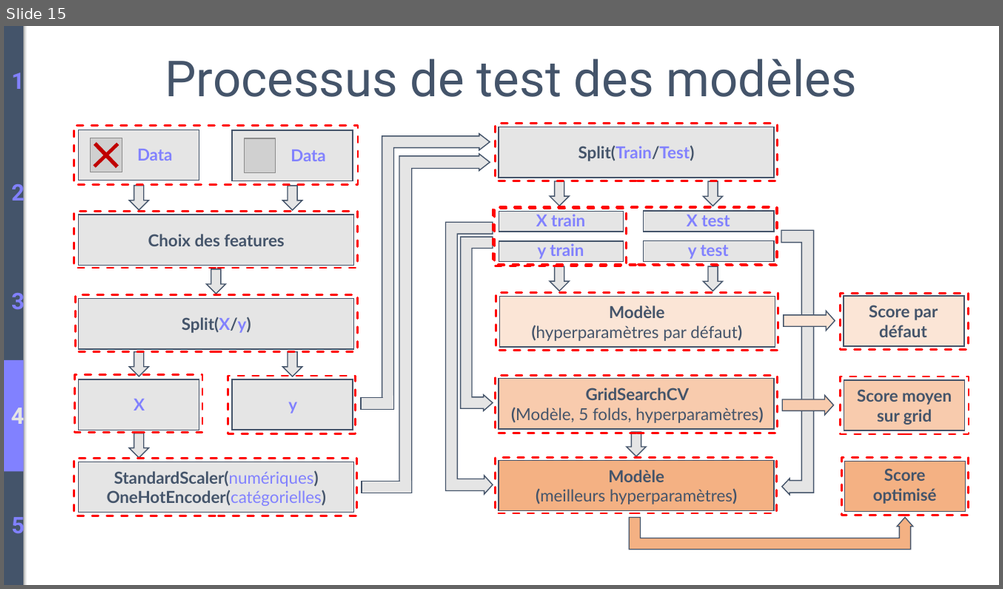
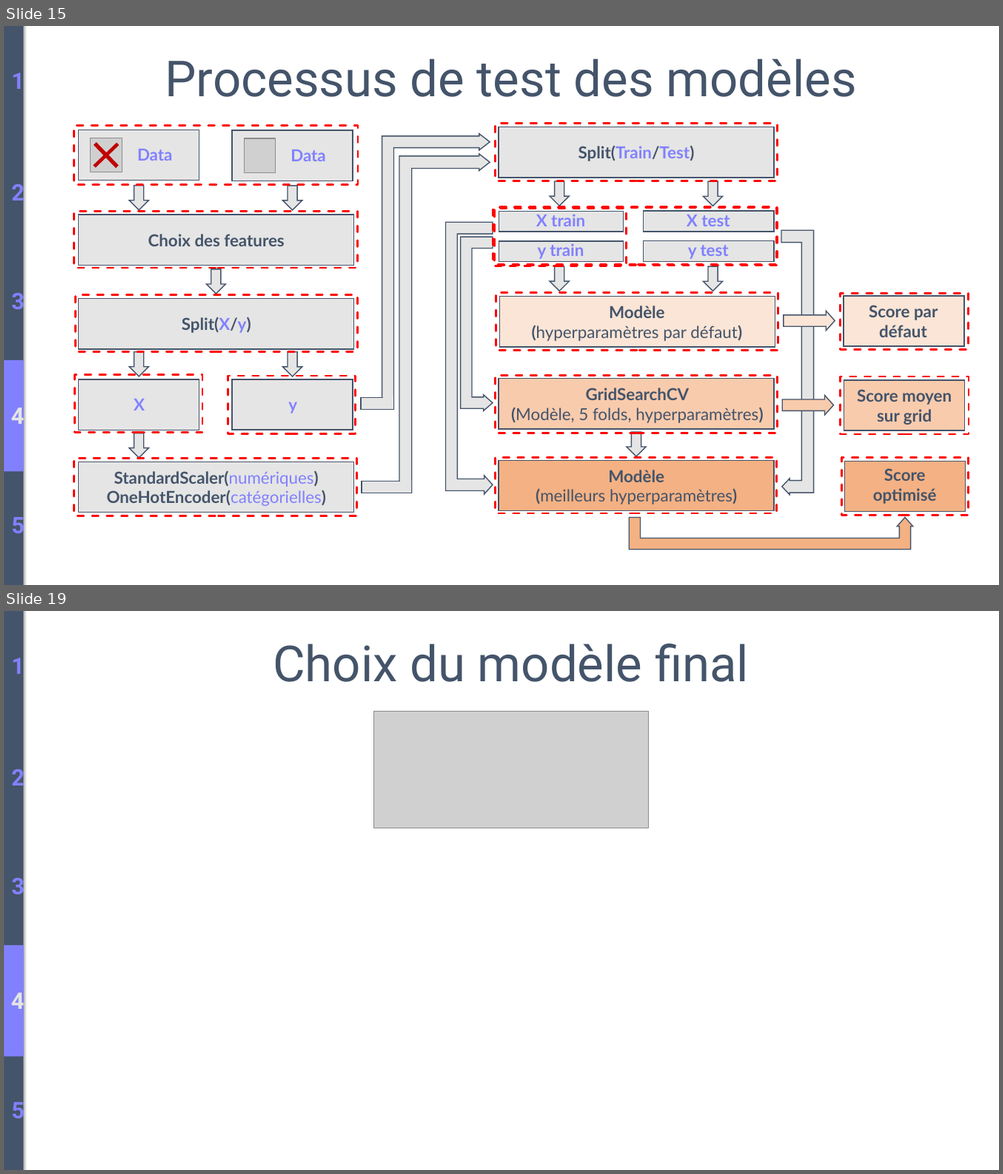
Before and after one commit to BiGHeaDMaX/Predire-Consommation-et-Emissions-de-Batiments, a slide deck: Présentation.pptx. Shown one above the other, each under a label of ours: slide 15 before the commit, slides 15 and 19 after it; the slides between them are not shown. The pictures are 1003x589 and 1003x1174 pixels, drawn with LibreOffice and Linux fonts; fonts in the diff are those of the drawing; grey boxes stand for pictures. Boxes give left, top, right and bottom in pixels: in the first picture for what was removed or moved away, otherwise in the second. Text is boxed around its words. In the diff, an @@ line names an element or a change of style, - is before the commit and + after.

```diff
--- a/Présentation.pptx
+++ b/Présentation.pptx
@@ slide 19 added at (4,611,999,1170), background #FFFFFF @@
@@ rectangle added at (4,611,23,1170), fill #44546A @@
@@ text added at (11,654,25,681), 22 pt, text #8181FF, bold @@
+1
@@ text added at (273,644,748,682), 48 pt, text #44546A @@
+Choix du modèle final
@@ picture added at (374,712,649,828) @@
@@ text added at (11,765,25,792), 22 pt, text #8181FF, bold @@
+2
@@ text added at (11,874,25,900), 22 pt, text #8181FF, bold @@
+3
@@ rectangle added at (4,945,23,1056), fill #8181FF @@
@@ text added at (11,988,25,1015), 22 pt, text #E5E5E5, bold @@
+4
@@ text added at (11,1098,25,1125), 22 pt, text #8181FF, bold @@
+5
```
Also in this commit, not shown: 9 slides changed, 2 other slides added.
